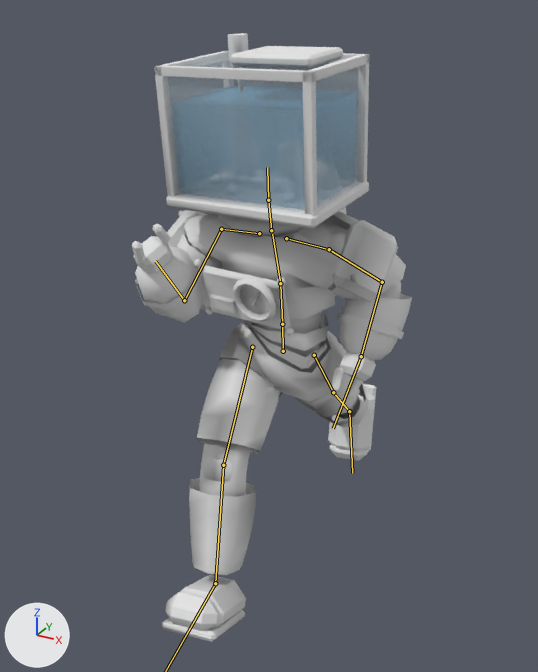
One commit to the glTF model game/assets/personagens/capitao_mare_01.glb: the scene before it, then after it.
Rendered twice from a 50 mm lens placed at (1.07, -2.05, 1.95), pointed at (-0.06, 0.0, 0.92). Lighting does not change. The marker at lower left points along +X, +Y and +Z. The older version comes first. Both versions are drawn at frame 12 of the action 'correr-loop'; the numbers are the values there. The bones that change, and the others that lie on the model, are drawn over the model as lines.

In view in the first picture: 'capitao_mare_01'.
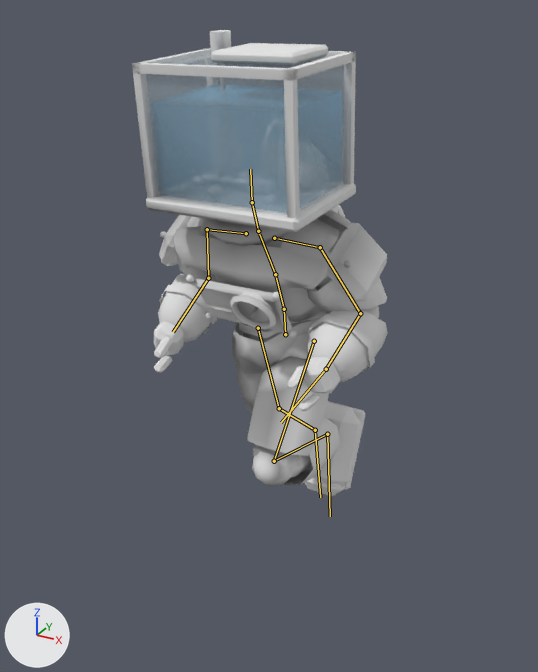
Where the change shows, as pixel boxes [x1, y1, x2, y2] in the pictures (538 x 672 px):
'capitao_mare_01', posed (9% narrower, 23% shorter): before [132, 33, 412, 642]; after [132, 30, 388, 496]
bone 'Hips', root to tip: before (283, 351) to (282, 324); after (285, 334) to (284, 309)
bone 'LeftUpperLeg', root to tip: before (314, 355) to (333, 392); after (314, 341) to (274, 461)
bone 'LeftLowerLeg', root to tip: before (333, 392) to (349, 411); after (274, 461) to (327, 434)
bone 'LeftFoot', root to tip: before (349, 411) to (352, 473); after (327, 434) to (330, 516)
bone 'RightUpperLeg', root to tip: before (252, 347) to (223, 465); after (258, 328) to (279, 408)
bone 'Spine', root to tip: before (282, 324) to (280, 283); after (284, 309) to (275, 274)
bone 'Chest', root to tip: before (280, 283) to (272, 234); after (275, 274) to (259, 234)
bone 'LeftUpperArm', root to tip: before (329, 249) to (382, 282); after (320, 247) to (360, 313)
bone 'LeftLowerArm', root to tip: before (382, 282) to (361, 356); after (360, 313) to (326, 369)
bone 'Neck', root to tip: before (271, 230) to (268, 200); after (258, 231) to (252, 202)
bone 'Head', root to tip: before (268, 200) to (267, 167); after (252, 202) to (250, 169)
bone 'RightUpperArm', root to tip: before (221, 229) to (184, 300); after (207, 229) to (208, 278)
bone 'RightLowerArm', root to tip: before (184, 300) to (155, 261); after (208, 278) to (173, 332)

The edits, one by one:
Bone 'Hips' (bone_hips) moves from (-0.006, -0.069, 0.0) to (-0.012, -0.021, -0.03).
Bone 'Hips' (bone_hips) turns from (0, 10, 1) to (8, -2, 0) degrees about its own x, y and z.
Bone 'LeftUpperLeg' (bone_leftupperleg) turns from (46, 0, 0) to (-47, 0, 0) degrees about its own x, y and z.
Bone 'LeftLowerLeg' (bone_leftlowerleg) turns from (6, 0, 0) to (115, 0, 0) degrees about its own x, y and z.
Bone 'LeftFoot' (bone_leftfoot) turns from (26, 0, 0) to (-8, 0, 0) degrees about its own x, y and z.
Bone 'RightUpperLeg' (bone_rightupperleg) turns from (-46, 0, 0) to (13, 0, 0) degrees about its own x, y and z.
Bone 'RightFoot' (bone_rightfoot) turns from (-13, 0, 0) to (21, 0, 0) degrees about its own x, y and z.
Bone 'Spine' (bone_spine) turns from (6, -5, 0) to (14, 0, 0) degrees about its own x, y and z.
Bone 'Chest' (bone_chest) turns from (10, -9, 0) to (10, 1, 0) degrees about its own x, y and z.
Bone 'LeftUpperArm' (bone_leftupperarm) turns from (-68, 39, 0) to (-66, -7, 0) degrees about its own x, y and z.
Bone 'LeftLowerArm' (bone_leftlowerarm) turns from (0, 0, -84) to (0, 0, -93) degrees about its own x, y and z.
Bone 'Neck' (bone_neck) turns from (-6, 0, 0) to (-12, 0, 0) degrees about its own x, y and z.
Bone 'Head' (bone_head) turns from (-6, 3, 0) to (-16, 0, 0) degrees about its own x, y and z.
Bone 'RightUpperArm' (bone_rightupperarm) turns from (-68, 39, 0) to (-66, 1, 0) degrees about its own x, y and z.
Bone 'RightLowerArm' (bone_rightlowerarm) turns from (0, 0, 117) to (0, 0, 91) degrees about its own x, y and z.
